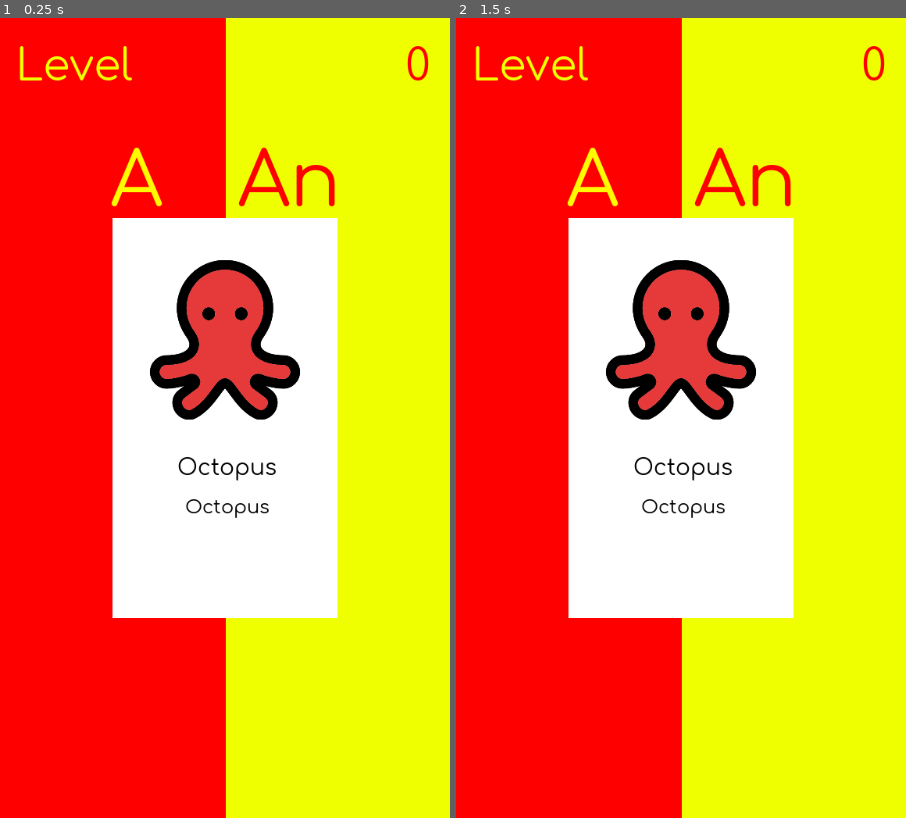
Above: before the commit, frames 1-2 (left to right).
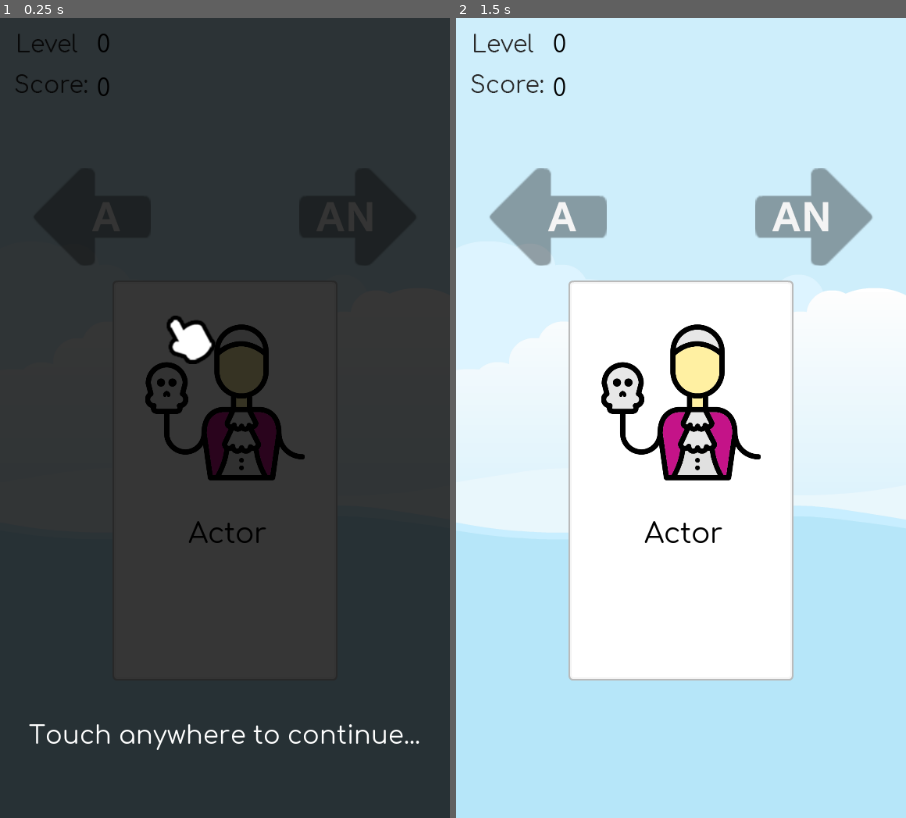
Above: after the commit, the same moments.

Repository: Zakcrust/Swipe-Card-Godot
Game: Godot game, scene res://SwipeCardMain.tscn
Same seed, same stepped clock (60 frames per second), same inputs: the game is played once before the commit and once after it. The engine's default icon, where the game draws it, is replaced by a stand-in: a white triangle on a blue panel in a dark square.
Inputs (mouse positions are in pixels of both pictures, inside the frame that each line leads up to):
- Up to frame 1 (0.25 s): no input
- Up to frame 2 (1.5 s): tap Enter at 0.5 s; move the mouse to (780, 378) at 0.52 s; click (780, 378) at 0.67 s; move the mouse to (591, 458) at 1.27 s; click (591, 458) at 1.42 s

The runs differ from the first frame. In frame 1, 100% of the frame differs, in the area x 0-100%, y 0-100%; in frame 2, 85%.

Commit message:
Added tutorial and minor bug fix

Diff:
--- a/Card.gd
+++ b/Card.gd
@@ -3,22 +3,42 @@
 var vel = Vector2()
 var target = Vector2()
 var direction = 3
-var cardList = ["actor","axe","bed","hat","gun",
-				"key","mirror","paper","phone","scissor",
-				"octopus","ocean","onion","spoon"]
+var fileReader
+#var cardList = ["actor","axe","bed","hat","gun",
+#				"key","mirror","paper","phone","scissor",
+#				"octopus","ocean","onion","spoon"]
+var cardList = {}
+var cardFlag = {}
 var currentNumber = 0
-var id = 0
+var id = 1
 var img
 var answer
 export (float) var scale_x = 0.4
 export (float) var scale_y = 0.4
 onready var sprite = get_node("/root/SwipeCardMain/Card/Sprite")
-onready var cardName = get_node("/root/SwipeCardMain/Card/CardName")
-onready var cardSpellName = get_node("/root/SwipeCardMain/Card/CardSpellName")
+onready var cardName = get_node("/root/SwipeCardMain/Card/CardBackground/CardName")
+#onready var cardSpellName = get_node("/root/SwipeCardMain/Card/CardBackground/CardSpellName")
 
 signal correct_answer
+signal wake_input
 #set the first image of card for after loaded
 func _ready():
+	list_files_in_directory("res://img")
+	get_files_in_dir_after_import("res://img")
+	fileReader = File.new()
+	fileReader.open("res://img/img_data.txt", fileReader.READ)
+	var index = 1
+	var handler = 1
+	while not fileReader.eof_reached():
+		if handler>100:
+			break
+		var line = fileReader.get_line()
+		print(line)
+		cardList[str(index)] = line
+		cardFlag[str(index)] = false
+		#print(cardList[index])
+		index += 1
+		handler += 1
 	_setImg(_randomCard())
 
 #main process of the card. which is to check the card movement
@@ -36,6 +56,7 @@
 		target = Vector2(40,0)
 		vel = target
 		print("moved",target,vel)
+
 		#start the timer
 		$Timer.start()
 	elif direction == 0 :
@@ -50,7 +71,7 @@
 	direction = value
 
 func _reset_pos():
-	position = Vector2(288/2,512/2)
+	position = Vector2(288/2,336)
 
 #set the image, image name, and its spelling name. image is taken based on its path
 func _setImg(name):
@@ -58,7 +79,7 @@
 	img = load(img_name)
 	sprite.set_texture(img)
 	cardName.set_text(name.capitalize())
-	cardSpellName.set_text(name.capitalize())
+	#cardSpellName.set_text(name.capitalize())
 	answer = name
 	#emit_signal("correct_answer")
 	var s = Vector2()
@@ -70,23 +91,51 @@
 
 #return the name of the card based on randomized number between -1 and 14
 func _randomCard():
-	while(id == currentNumber):
-		id = floor(rand_range(-1, 14))
+	while(cardFlag[str(id)] == true):
+		for i in range(floor(rand_range(1,5))):
+			id = floor(rand_range(1, 99))
 	currentNumber = id
 	print(id)
-	return cardList[id]
+	return cardList[str(id)]
 	pass
 
 #function will be called after the time is passed
 func _on_Timer_timeout():
 	vel = Vector2()
+	emit_signal("wake_input")
 	_reset_pos()
 	_set_direction(3)
 	_setImg(_randomCard())
 
+func list_files_in_directory(path):
+    var files = []
+    var dir = Directory.new()
+    dir.open(path)
+    dir.list_dir_begin()
+    while true:
+        var file = dir.get_next()
+        if file == "":
+            break
+        elif not file.begins_with("."):
+            files.append(file)
+    dir.list_dir_end()
+    return files
+
+func get_files_in_dir_after_import(path):
+    var temp_array = list_files_in_directory(path)
+    var file_array = []
+    for file in temp_array:
+        if file.ends_with('.import'):  # Handles the final exported version of the game.
+            var file_name = file.replace('.import', '') # this will give something like "sprite_1.png"
+            file_array.append(file_name)
+        elif file.ends_with('.png'):  # Handles the testing in editor version of the game.
+            file_array.append(file)
+    return file_array
 
 func _on_SwipeDetector_check_answer(condition):
+	#get_node("/root/SwipeCardMain/CardSlide").stop()
 	print(condition)
+	cardFlag[str(id)] = true
 	var regex = RegEx.new()
 	var ans = answer.left(1)
 	if(condition==1):
--- a/GameController.gd
+++ b/GameController.gd
@@ -10,8 +10,8 @@
 
 # Called when the node enters the scene tree for the first time.
 func _ready():
-	scoreLabel = get_node("ScoreLabel")
-	levelLabel = get_node("LevelLabel")
+	scoreLabel = get_node("Sprite/ScoreLabel")
+	levelLabel = get_node("Sprite/LevelLabel")
 	_setScore()
 
 func _setScore():
--- a/SwipeCardMain.tscn
+++ b/SwipeCardMain.tscn
@@ -1,33 +1,30 @@
-[gd_scene load_steps=12 format=2]
+[gd_scene load_steps=15 format=2]
 
 [ext_resource path="res://GameController.gd" type="Script" id=1]
 [ext_resource path="res://SwipeDetector.gd" type="Script" id=2]
-[ext_resource path="res://fonts/Comfortaa-Regular.ttf" type="DynamicFontData" id=3]
-[ext_resource path="res://Card.gd" type="Script" id=4]
-[ext_resource path="res://icon.png" type="Texture" id=5]
+[ext_resource path="res://assets/bg2.png" type="Texture" id=3]
+[ext_resource path="res://fonts/Comfortaa-Regular.ttf" type="DynamicFontData" id=4]
+[ext_resource path="res://Card.gd" type="Script" id=5]
+[ext_resource path="res://icon.png" type="Texture" id=6]
+[ext_resource path="res://assets/card.png" type="Texture" id=7]
+[ext_resource path="res://assets/bgm1.ogg" type="AudioStream" id=8]
+[ext_resource path="res://assets/cardSlide6.ogg" type="AudioStream" id=9]
+[ext_resource path="res://Tutorial.tscn" type="PackedScene" id=10]
 
 [sub_resource type="DynamicFont" id=1]
-size = 96
-font_data = ExtResource( 3 )
+size = 30
+font_data = ExtResource( 4 )
 
 [sub_resource type="DynamicFont" id=2]
-size = 56
-font_data = ExtResource( 3 )
+size = 30
+font_data = ExtResource( 4 )
 
-[sub_resource type="DynamicFont" id=3]
-size = 56
-font_data = ExtResource( 3 )
-
-[sub_resource type="RectangleShape2D" id=4]
+[sub_resource type="RectangleShape2D" id=3]
 extents = Vector2( 146.727, 259.28 )
 
-[sub_resource type="DynamicFont" id=5]
-size = 28
-font_data = ExtResource( 3 )
-
-[sub_resource type="DynamicFont" id=6]
-size = 24
-font_data = ExtResource( 3 )
+[sub_resource type="DynamicFont" id=4]
+size = 36
+font_data = ExtResource( 4 )
 
 [node name="SwipeCardMain" type="Node"]
 script = ExtResource( 1 )
@@ -38,103 +35,82 @@
 [node name="Timer" type="Timer" parent="SwipeDetector"]
 one_shot = true
 
-[node name="ColorRight" type="ColorRect" parent="."]
-margin_left = 288.0
-margin_right = 576.0
-margin_bottom = 1024.0
-color = Color( 0.945098, 1, 0, 1 )
+[node name="Sprite" type="Sprite" parent="."]
+position = Vector2( 288, 512 )
+z_index = 1
+texture = ExtResource( 3 )
 __meta__ = {
 "_edit_lock_": true
 }
 
-[node name="ColorLeft" type="ColorRect" parent="."]
-margin_right = 289.0
-margin_bottom = 1024.0
-color = Color( 1, 0, 0, 1 )
+[node name="ScoreLabel" type="Label" parent="Sprite"]
+anchor_right = 1.0
+margin_left = -164.461
+margin_top = -439.0
+margin_right = -723.461
+margin_bottom = -366.0
+custom_fonts/font = SubResource( 1 )
+custom_colors/font_color = Color( 0, 0, 0, 1 )
+text = "0
+"
+
+[node name="LevelLabel" type="Label" parent="Sprite"]
+margin_left = -164.0
+margin_top = -495.0
+margin_right = -132.0
+margin_bottom = -410.0
+custom_fonts/font = SubResource( 2 )
+custom_colors/font_color = Color( 0, 0, 0, 1 )
+text = "0
+"
+
+[node name="Card" type="KinematicBody2D" parent="."]
+position = Vector2( 144, 336 )
+z_index = 1
+script = ExtResource( 5 )
 __meta__ = {
 "_edit_lock_": true
 }
 
-[node name="ALabel" type="Label" parent="."]
-margin_left = 141.35
-margin_top = 156.0
-margin_right = 208.35
-margin_bottom = 264.0
-custom_fonts/font = SubResource( 1 )
-custom_colors/font_color = Color( 1, 0.984314, 0, 1 )
-text = "A"
-
-[node name="AnLabel" type="Label" parent="."]
-margin_left = 304.0
-margin_top = 156.0
-margin_right = 436.0
-margin_bottom = 264.0
-custom_fonts/font = SubResource( 1 )
-custom_colors/font_color = Color( 1, 0, 0, 1 )
-text = "An"
-
-[node name="ScoreLabel" type="Label" parent="."]
-anchor_right = 1.0
-margin_left = 337.0
-margin_top = 30.0
-margin_right = -25.0
-margin_bottom = 94.0
-custom_fonts/font = SubResource( 2 )
-custom_colors/font_color = Color( 1, 0, 0, 1 )
-text = "Scores "
-align = 2
-
-[node name="LevelLabel" type="Label" parent="."]
-margin_left = 20.0
-margin_top = 30.0
-margin_right = 186.0
-margin_bottom = 94.0
-custom_fonts/font = SubResource( 3 )
-custom_colors/font_color = Color( 0.945098, 1, 0, 1 )
-text = "Level "
-
-[node name="Card" type="KinematicBody2D" parent="."]
-position = Vector2( 144, 256 )
-script = ExtResource( 4 )
-
-[node name="ColorRect" type="ColorRect" parent="Card"]
-margin_right = 288.0
-margin_bottom = 512.0
-
 [node name="CollisionShape2D" type="CollisionShape2D" parent="Card"]
 position = Vector2( 142.76, 259.12 )
 z_index = 1
-shape = SubResource( 4 )
+shape = SubResource( 3 )
 
 [node name="Sprite" type="Sprite" parent="Card"]
 position = Vector2( 144, 156 )
 z_index = 1
-texture = ExtResource( 5 )
+texture = ExtResource( 6 )
 
-[node name="CardName" type="Label" parent="Card"]
-margin_left = 10.0
-margin_top = 304.0
-margin_right = 284.0
-margin_bottom = 336.0
-custom_fonts/font = SubResource( 5 )
+[node name="Timer" type="Timer" parent="Card"]
+wait_time = 0.6
+one_shot = true
+
+[node name="CardBackground" type="Sprite" parent="Card"]
+position = Vector2( 144, 256 )
+texture = ExtResource( 7 )
+
+[node name="CardName" type="Label" parent="Card/CardBackground"]
+margin_left = -134.0
+margin_top = 48.0
+margin_right = 140.0
+margin_bottom = 80.0
+custom_fonts/font = SubResource( 4 )
 custom_colors/font_color = Color( 0, 0, 0, 1 )
 text = "Name"
 align = 1
 
-[node name="CardSpellName" type="Label" parent="Card"]
-margin_left = 12.0
-margin_top = 356.0
-margin_right = 282.0
-margin_bottom = 384.0
-custom_fonts/font = SubResource( 6 )
-custom_colors/font_color = Color( 0, 0, 0, 1 )
-text = "SpellName"
-align = 1
+[node name="Music" type="AudioStreamPlayer" parent="."]
+stream = ExtResource( 8 )
+autoplay = true
 
-[node name="Timer" type="Timer" parent="Card"]
-wait_time = 0.4
-one_shot = true
+[node name="CardSlide" type="AudioStreamPlayer" parent="."]
+stream = ExtResource( 9 )
+
+[node name="Node2D" parent="." instance=ExtResource( 10 )]
+z_index = 2
 
 [connection signal="check_answer" from="SwipeDetector" to="Card" method="_on_SwipeDetector_check_answer"]
 [connection signal="correct_answer" from="Card" to="." method="_on_Card_correct_answer"]
+[connection signal="wake_input" from="Card" to="SwipeDetector" method="_on_Card_wake_input"]
 [connection signal="timeout" from="Card/Timer" to="Card" method="_on_Timer_timeout"]
--- a/SwipeDetector.gd
+++ b/SwipeDetector.gd
@@ -12,6 +12,7 @@
 var length
 
 signal check_answer(condition)
+
 #it checks when the screen is touching and calculate the speed direction and length of the input
 func _input(event):
 	if event is InputEventMouseButton:
@@ -25,16 +26,20 @@
 			direction = direction.normalized()
 			print(direction,speed)
 			print(length)
-			if(abs(length) >100):
-				get_node("/root/SwipeCardMain/Card").direction = _get_move_direction(direction)
-				if(length>100):
-					#1 = an
-					emit_signal("check_answer",1)
-					print("an")
-				else:
-					#0 = a
-					print("a")
-					emit_signal("check_answer",0)
+			if(start.x > 150 and start.x <425):
+				if(event.position.y > 150 and event.position.y < 800):
+					if(abs(length) >100):
+						_setInputMode(false)
+						get_node("/root/SwipeCardMain/CardSlide").play()
+						get_node("/root/SwipeCardMain/Card").direction = _get_move_direction(direction)
+						if(length>100):
+							#1 = an
+							emit_signal("check_answer",1)
+							print("an")
+						else:
+							#0 = a
+							print("a")
+							emit_signal("check_answer",0)
 			#instance._set_direction(_get_move_direction(direction))
 #calculate elapsed time per frame
 func _process(delta):
@@ -47,3 +52,15 @@
 		return 1
 	elif direction.x < -0.9 :
 		return 0
+
+func _setInputMode(condition):
+	get_tree().get_root().set_disable_input(!condition)
+
+func _on_Node2D_start_game():
+	get_tree().get_root().set_disable_input(false)
+	pass # Replace with function body.
+
+
+func _on_Card_wake_input():
+	_setInputMode(true)
+	pass # Replace with function body.
--- /dev/null
+++ b/Tutorial.gd
@@ -0,0 +1,21 @@
+extends Node
+
+
+signal start_game
+# Called when the node enters the scene tree for the first time.
+func _ready():
+	#get_tree().paused = true
+	pass # Replace with function body.
+
+func _input(event):
+	if event is InputEventMouseButton:
+		$Timer.start()
+# Called every frame. 'delta' is the elapsed time since the previous frame.
+#func _process(delta):
+#	pass
+
+
+func _on_Timer_timeout():
+	queue_free()
+	get_tree().paused = false
+	pass # Replace with function body.
--- /dev/null
+++ b/Tutorial.tscn
@@ -0,0 +1,58 @@
+[gd_scene load_steps=6 format=2]
+
+[ext_resource path="res://Tutorial.gd" type="Script" id=1]
+[ext_resource path="res://assets/pointer.png" type="Texture" id=2]
+[ext_resource path="res://fonts/Comfortaa-Regular.ttf" type="DynamicFontData" id=3]
+
+[sub_resource type="Animation" id=1]
+resource_name = "PointerAnim"
+length = 3.0
+loop = true
+tracks/0/type = "value"
+tracks/0/path = NodePath("Sprite:position")
+tracks/0/interp = 1
+tracks/0/loop_wrap = true
+tracks/0/imported = false
+tracks/0/enabled = true
+tracks/0/keys = {
+"times": PoolRealArray( 0, 0.5, 1, 1.5, 2, 2.5, 3 ),
+"transitions": PoolRealArray( 0.5, 2, 0, 0.5, 2, 1, 1 ),
+"update": 0,
+"values": [ Vector2( 288, 412 ), Vector2( 88, 412 ), Vector2( 288, 412 ), Vector2( 288, 412 ), Vector2( 488, 412 ), Vector2( 288, 412 ), Vector2( 288, 412 ) ]
+}
+
+[sub_resource type="DynamicFont" id=2]
+size = 32
+font_data = ExtResource( 3 )
+
+[node name="Node2D" type="Node2D"]
+pause_mode = 2
+script = ExtResource( 1 )
+
+[node name="ColorRect" type="ColorRect" parent="."]
+pause_mode = 2
+margin_right = 576.0
+margin_bottom = 1024.0
+color = Color( 0, 0, 0, 0.784314 )
+
+[node name="Sprite" type="Sprite" parent="ColorRect"]
+pause_mode = 2
+position = Vector2( 244.486, 412 )
+texture = ExtResource( 2 )
+
+[node name="AnimationPlayer" type="AnimationPlayer" parent="ColorRect"]
+anims/PointerAnim = SubResource( 1 )
+
+[node name="Timer" type="Timer" parent="."]
+wait_time = 0.5
+one_shot = true
+
+[node name="Label" type="Label" parent="."]
+margin_top = 900.0
+margin_right = 576.0
+margin_bottom = 937.0
+custom_fonts/font = SubResource( 2 )
+text = "Touch anywhere to continue..."
+align = 1
+
+[connection signal="timeout" from="Timer" to="." method="_on_Timer_timeout"]
--- a/project.godot
+++ b/project.godot
@@ -29,6 +29,10 @@
 window/stretch/mode="viewport"
 window/stretch/aspect="keep_width"
 
+[input_devices]
+
+pointing/emulate_touch_from_mouse=true
+
 [rendering]
 
 environment/default_environment="res://default_env.tres"
Binary file added: assets/arrowL-dark.png
Not shown, added: assets/arrowL-dark.png.import
Binary file added: assets/arrowL-light.png
Not shown, added: assets/arrowL-light.png.import
Binary file added: assets/arrowL.png
Not shown, added: assets/arrowL.png.import
Binary file added: assets/arrowR-dark.png
Not shown, added: assets/arrowR-dark.png.import
Binary file added: assets/arrowR-light.png
Not shown, added: assets/arrowR-light.png.import
Binary file added: assets/arrowR.png
Not shown, added: assets/arrowR.png.import
(and 23 more such lines)
